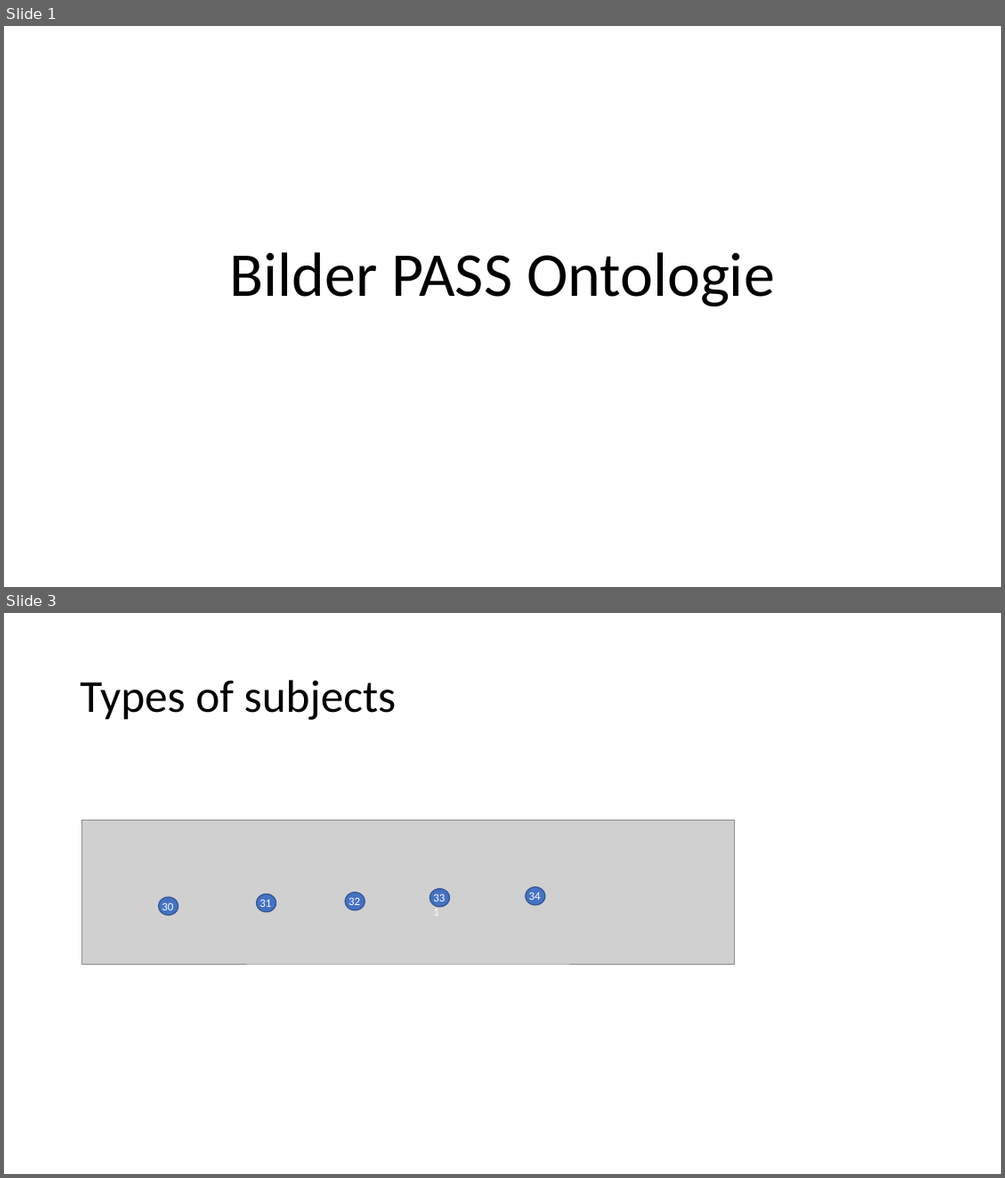
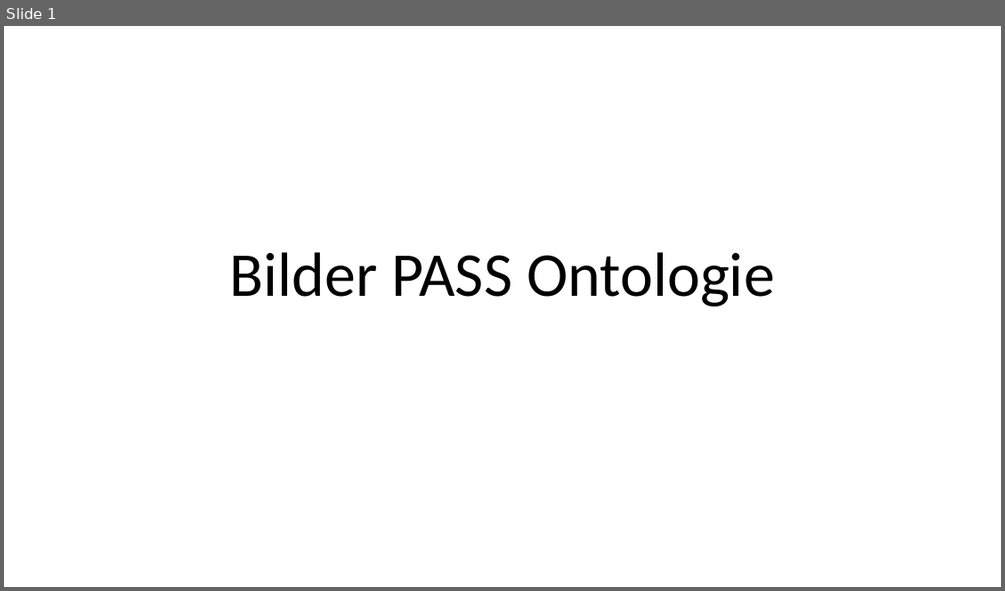
Before and after one commit to I2PM/Standard-Documents-for-Subject-Orientation, a slide deck: PASS-STandardisierungsdokument/20181026-Ontologie-Bilder/20181206 Bilder PASS Ontologie.pptx. Shown one above the other, each under a label of ours: slides 1 and 3 before the commit, slide 1 after it; the slides between them are not shown. The pictures are 1005x1178 and 1005x591 pixels, drawn with LibreOffice and Linux fonts; fonts in the diff are those of the drawing; grey boxes stand for pictures. Boxes give left, top, right and bottom in pixels: in the first picture for what was removed or moved away, otherwise in the second. Text is boxed around its words. In the diff, an @@ line names an element or a change of style, - is before the commit and + after.

```diff
--- a/PASS-STandardisierungsdokument/20181026-Ontologie-Bilder/20181206 Bilder PASS Ontologie.pptx
+++ b/PASS-STandardisierungsdokument/20181026-Ontologie-Bilder/20181206 Bilder PASS Ontologie.pptx
@@ slide 3 removed at (4,613,1001,1174), background #FFFFFF @@
@@ title removed at (80,680,396,720) @@
-Types of subjects
@@ picture removed at (81,819,735,964) @@
@@ ellipse removed at (159,897,178,915) @@
@@ text removed at (162,902,173,914) @@
-30
@@ ellipse removed at (257,894,276,912) @@
@@ text removed at (259,899,271,910) @@
-31
@@ ellipse removed at (345,892,364,910) @@
@@ text removed at (348,897,360,909) @@
-32
@@ text removed at (426,887,453,922) @@
-331
@@ ellipse removed at (430,889,450,907) @@
@@ ellipse removed at (526,887,544,905) @@
@@ text removed at (529,892,541,904) @@
-34
```
Also in this commit, not shown: 11 slides added, 6 other slides removed, 11 other files.
